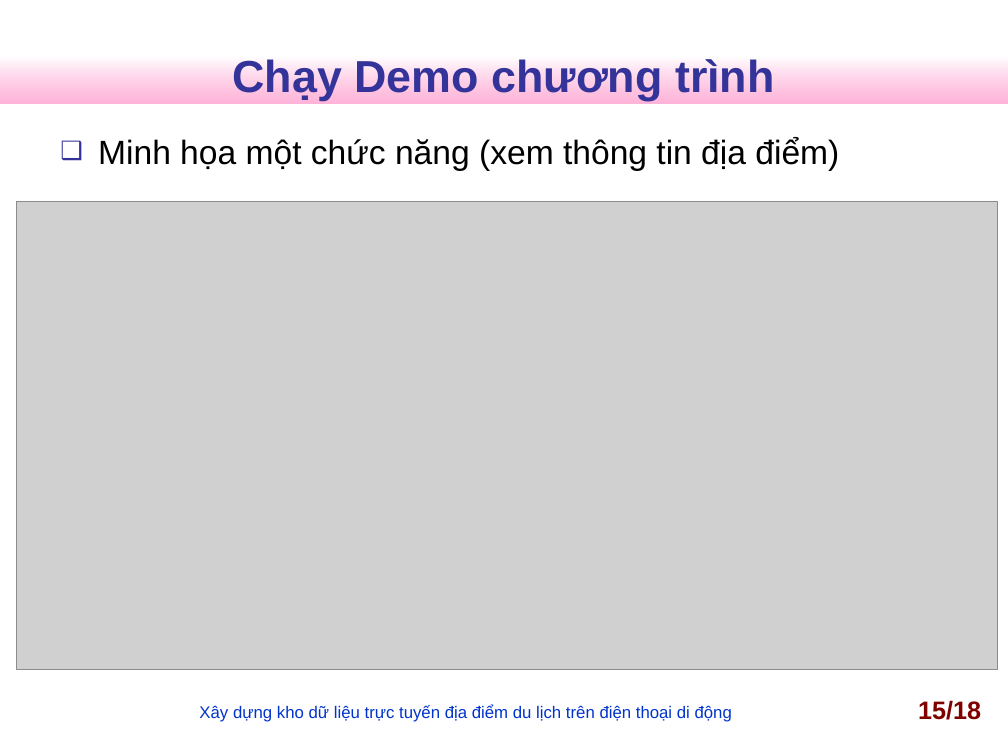
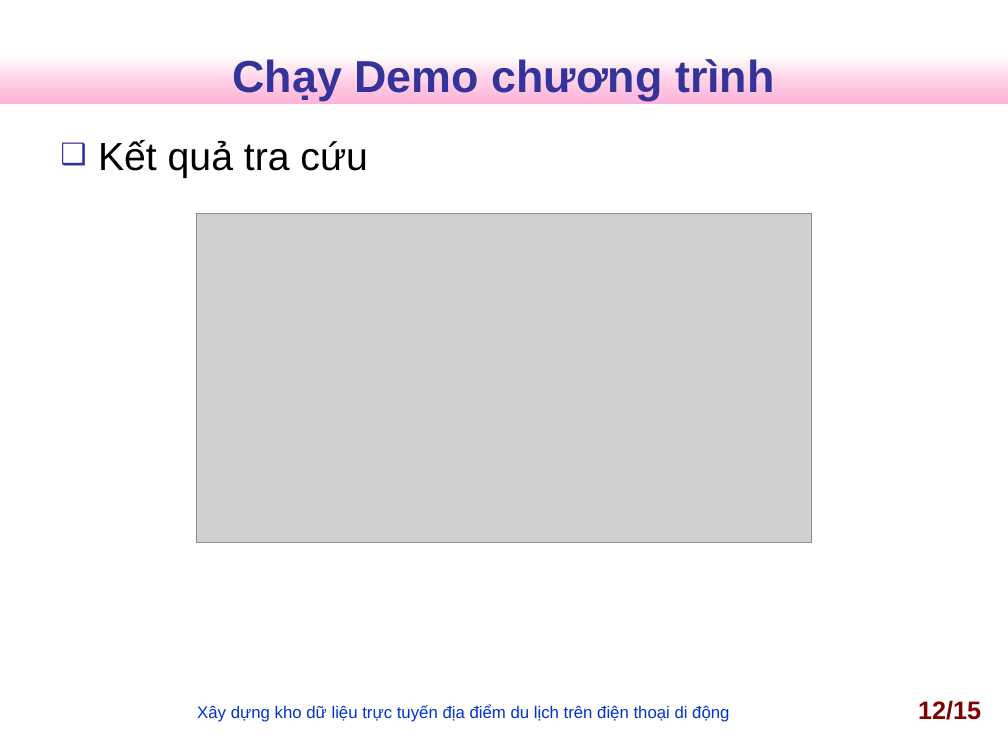
Before and after one commit to nguyentk90/tra-cuu-thuat-ngu-hanh-chinh, a slide deck: slide 12 of Documents/slideN2013.ppt (slide 15 before the commit). Drawn at 1008x756 pixels with LibreOffice and Linux fonts; fonts in the diff are those of the drawing; grey boxes stand for pictures; background and template pictures are left out. Boxes give left, top, right and bottom in pixels: in the first picture for what was removed or moved away, otherwise in the second. Text is boxed around its words. In the diff, an @@ line names an element or a change of style, - is before the commit and + after.

```diff
--- a/Documents/slideN2013.ppt
+++ b/Documents/slideN2013.ppt
@@ text at bbox=[98, 140, 368, 178]: text changed; size 24 to 28 pt @@
-❑ Minh họa một chức năng (xem thông tin địa điểm)
+❑ Kết quả tra cứu
@@ picture: place and size @@
-picture at bbox=[17, 202, 998, 670]
+picture at bbox=[197, 213, 811, 542]
@@ page number at bbox=[918, 700, 981, 720]: text changed @@
-15/18
+12/15
```
Also in this commit, not shown: 5 other slides changed, 8 slides added, 15 slides removed, 2 other files.
